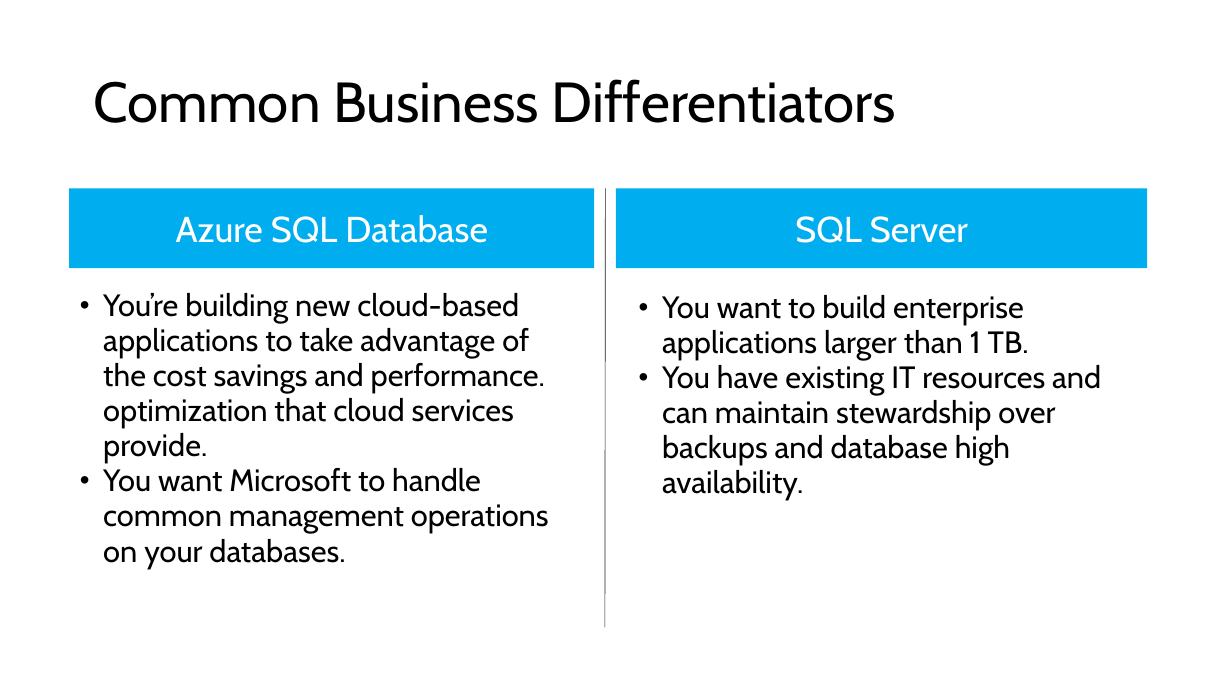
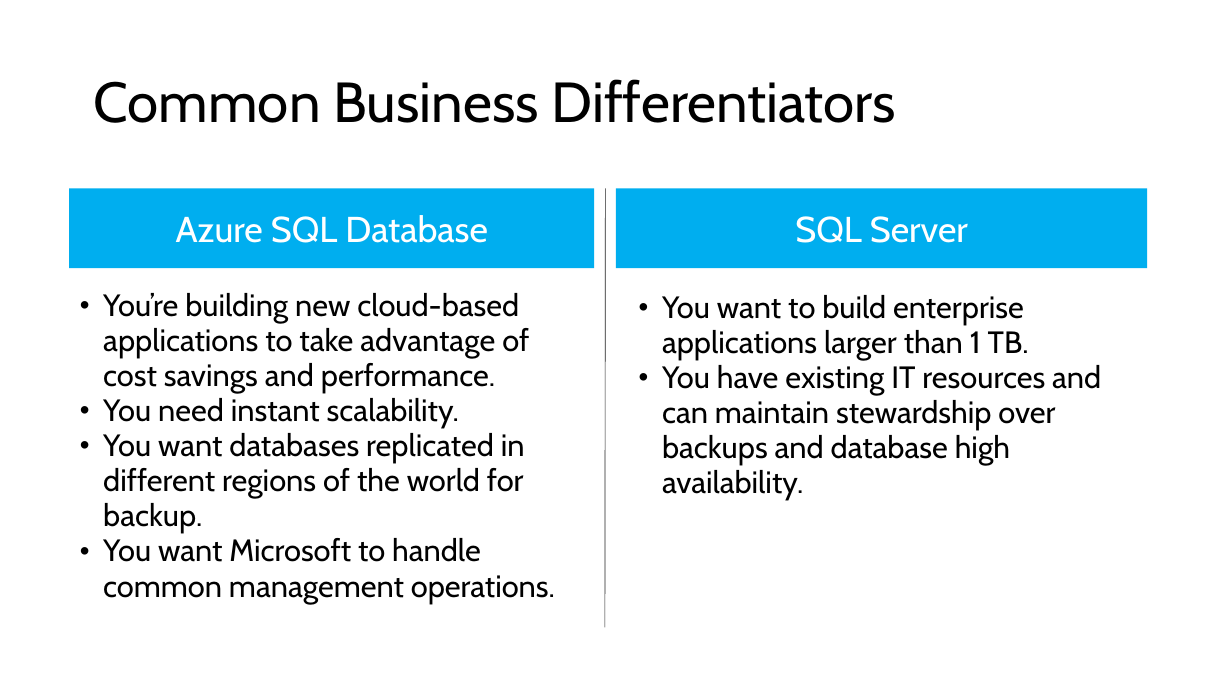
Before and after one commit to jorge2412/DataLake2, a slide deck: slide 3 of Data/Azure SQL Database/Session 1 - Introduction and Slides/Azure SQL Database.pptx. Drawn at 1232x693 pixels with LibreOffice and Linux fonts; fonts in the diff are those of the drawing. Boxes give left, top, right and bottom in pixels: in the first picture for what was removed or moved away, otherwise in the second. Text is boxed around its words. In the diff, an @@ line names an element or a change of style, - is before the commit and + after.

Commit message:
Finalized the SQL Database lab

```diff
--- a/Data/Azure SQL Database/Session 1 - Introduction and Slides/Azure SQL Database.pptx
+++ b/Data/Azure SQL Database/Session 1 - Introduction and Slides/Azure SQL Database.pptx
@@ text at [103,293,555,603]: text changed @@
-• You’re building new cloud-based applications to take advantage of the cost savings and performance. optimization that cloud services provide.
-• You want Microsoft to handle common management operations on your databases.
+• You’re building new cloud-based applications to take advantage of cost savings and performance.
+• You need instant scalability.
+• You want databases replicated in different regions of the world for backup.
+• You want Microsoft to handle common management operations.
```
Also in this commit, not shown: 2 other slides changed, 51 other files.
